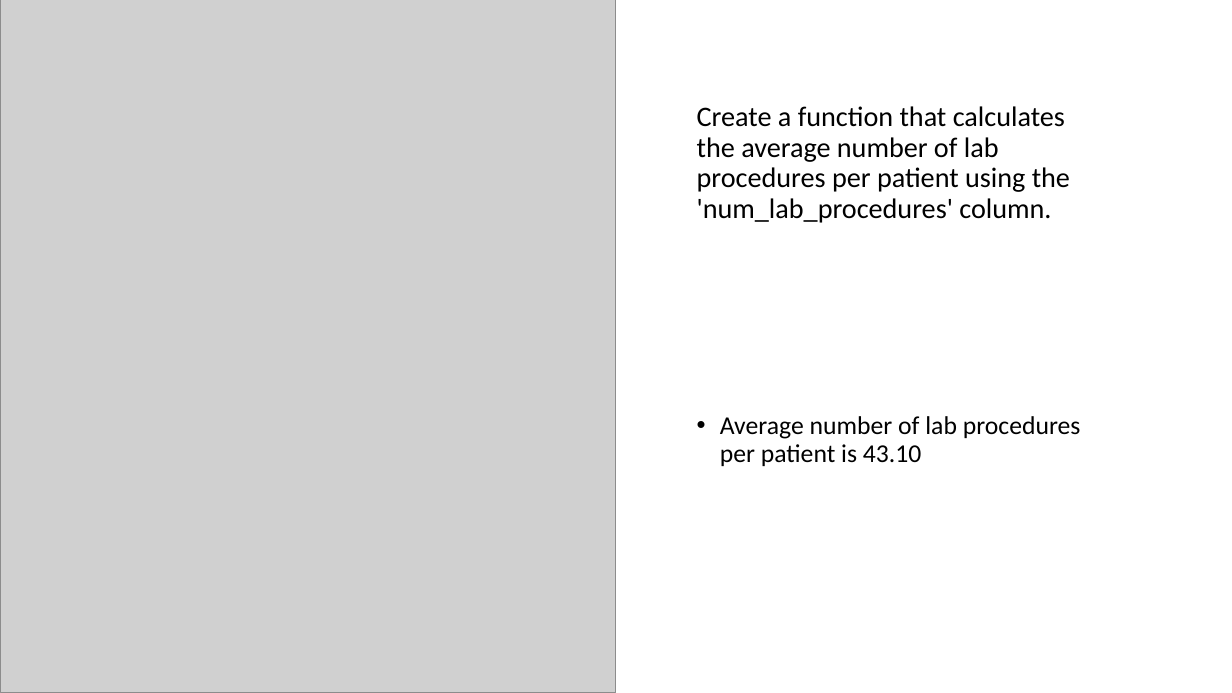
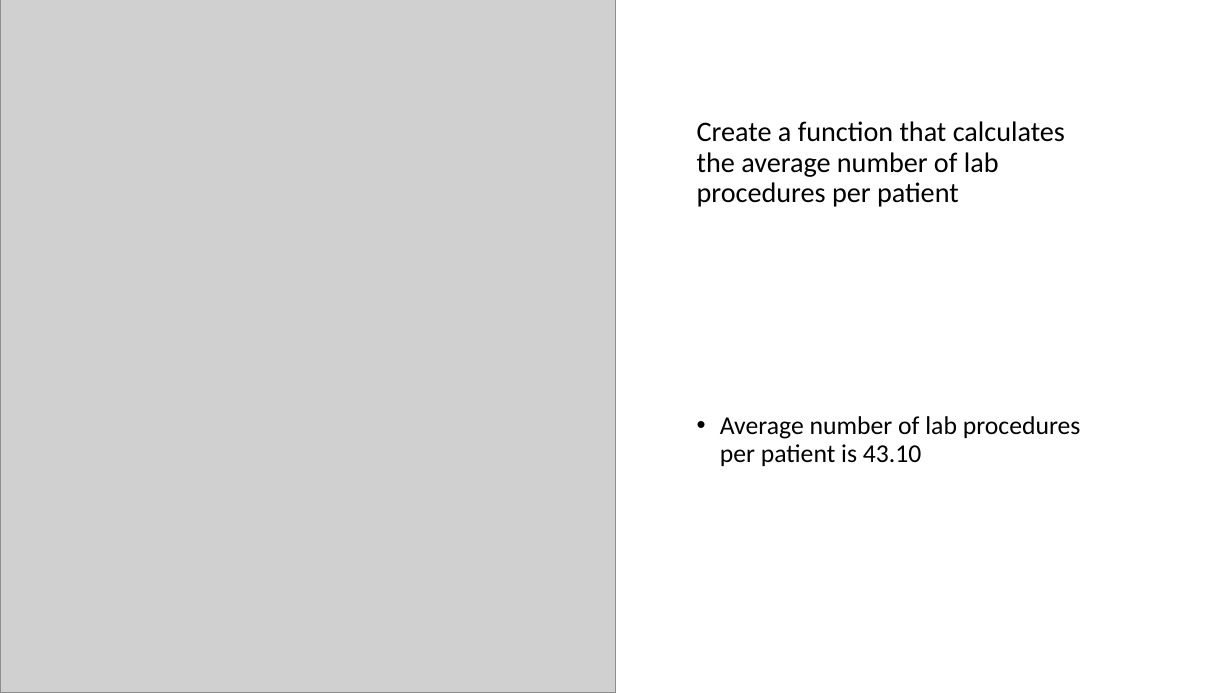
Before and after one commit to Thomas-George-T/Diabetic-Readmission-Exploration, a slide deck: slide 26 of Diabetic Readmission Exploration.pptx. Drawn at 1232x693 pixels with LibreOffice and Linux fonts; fonts in the diff are those of the drawing; grey boxes stand for pictures. Boxes give left, top, right and bottom in pixels: in the first picture for what was removed or moved away, otherwise in the second. Text is boxed around its words. In the diff, an @@ line names an element or a change of style, - is before the commit and + after.

```diff
--- a/Diabetic Readmission Exploration.pptx
+++ b/Diabetic Readmission Exploration.pptx
@@ title at <box>697,121,1065,207</box>: text changed @@
-Create a function that calculates the average number of lab procedures per patient using the 'num_lab_procedures' column.
+Create a function that calculates the average number of lab procedures per patient
```
Also in this commit, not shown: 7 other slides changed, 1 other file.
